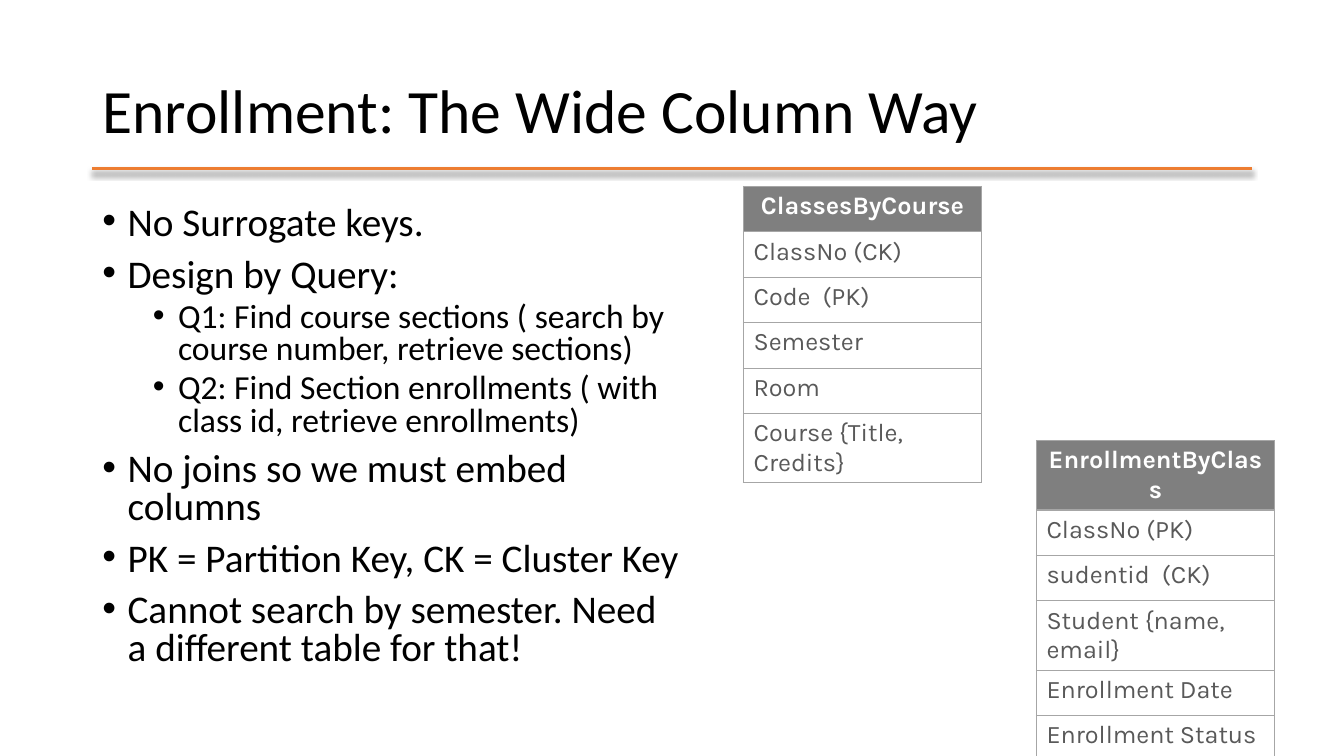
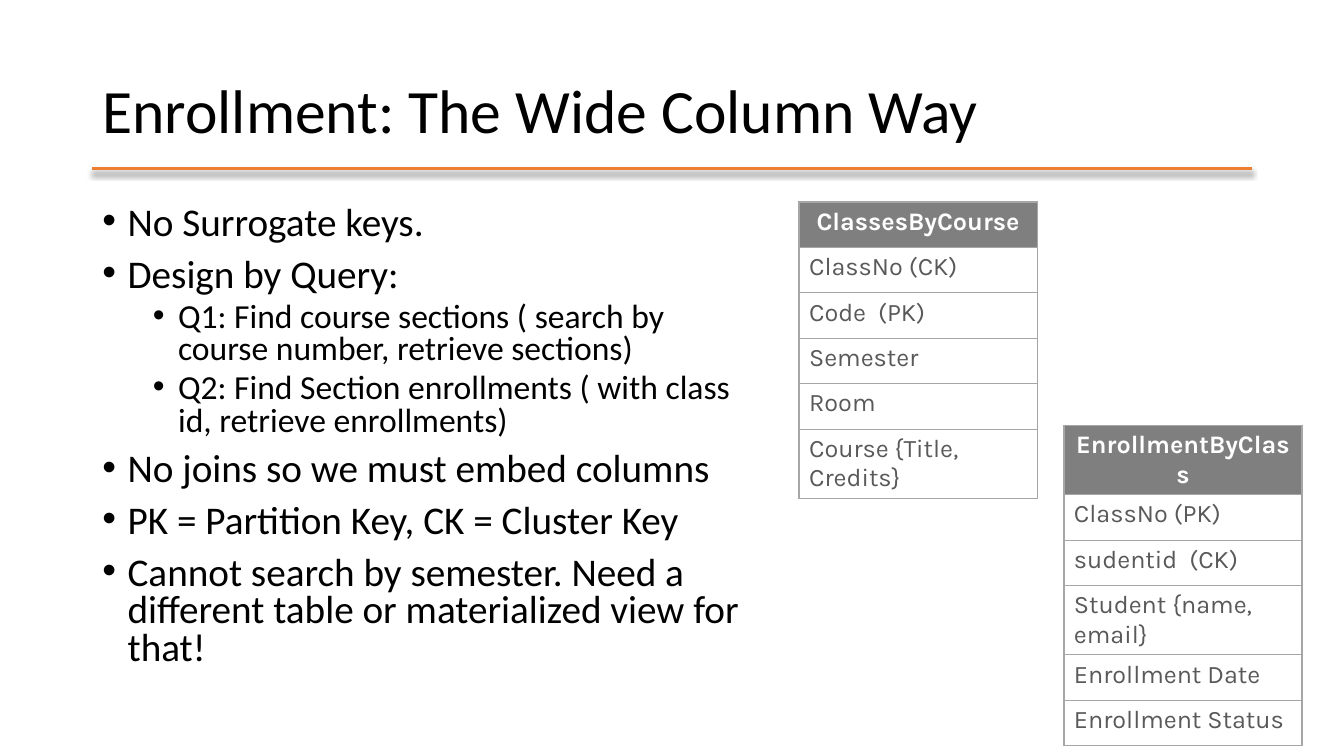
Before and after one commit to mafudge/ist769-old, a slide deck: slide 58 of content/G-Widecolumn/G-Widecolumn.pptx (slide 75 before the commit). Drawn at 1344x756 pixels with LibreOffice and Linux fonts; fonts in the diff are those of the drawing. Boxes give left, top, right and bottom in pixels: in the first picture for what was removed or moved away, otherwise in the second. Text is boxed around its words. In the diff, an @@ line names an element or a change of style, - is before the commit and + after.

```diff
--- a/content/G-Widecolumn/G-Widecolumn.pptx
+++ b/content/G-Widecolumn/G-Widecolumn.pptx
@@ table: place and size @@
-table at (744, 187, 982, 479)
+table at (800, 202, 1037, 500)
@@ table: place and size @@
-table at (1036, 441, 1274, 748)
+table at (1064, 425, 1302, 733)
@@ text at (128, 558, 738, 662): text changed @@
-• Cannot search by semester. Need a different table for that!
+• Cannot search by semester. Need a different table or materialized view for that!
```
Also in this commit, not shown: 33 other slides changed, 12 slides added, 13 slides removed, 52 other files.
